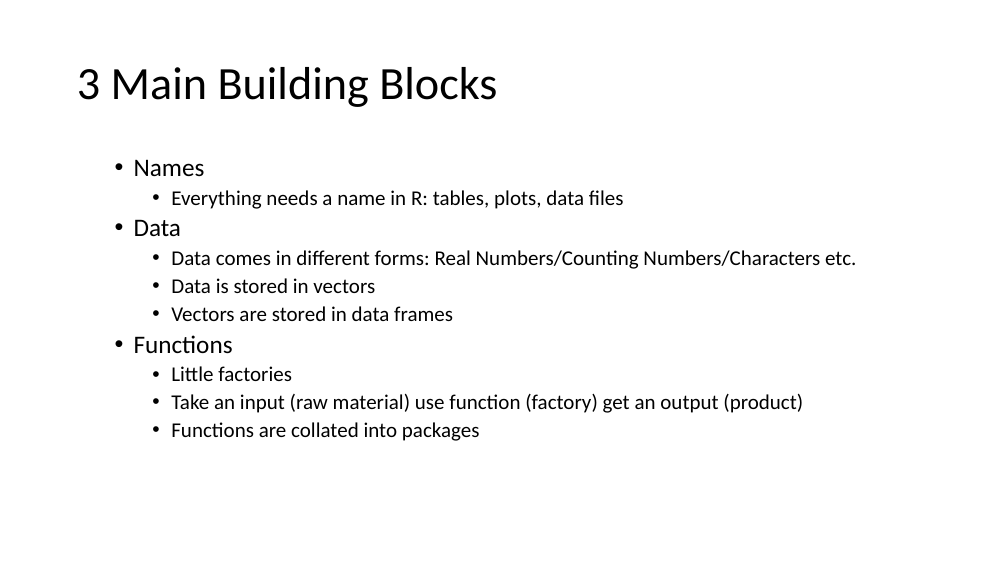
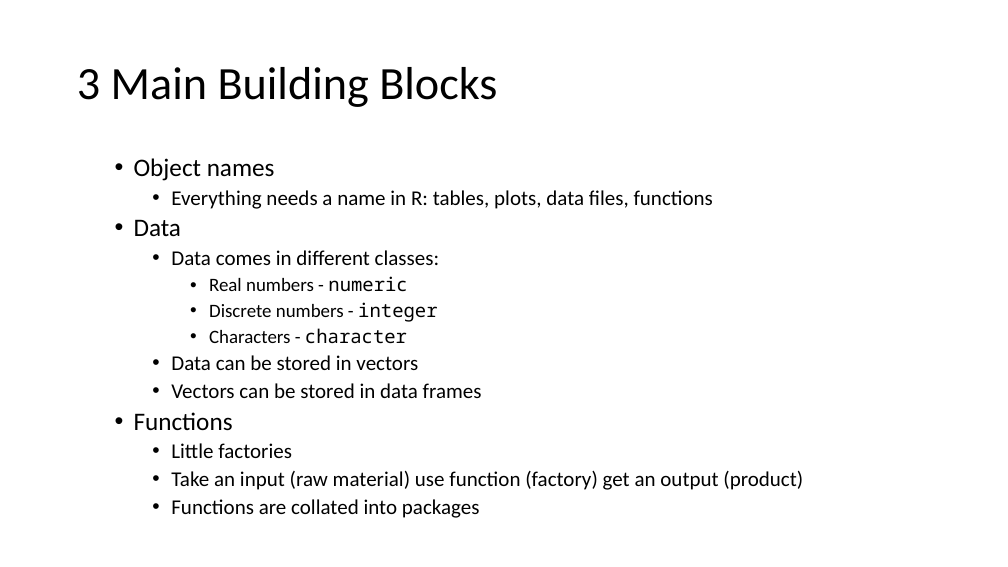
Before and after one commit to ClinicianCoders/ClinicianCoders, a slide deck: slide 21 of Workshops/Workshop1.pptx. Drawn at 1008x567 pixels with LibreOffice and Linux fonts; fonts in the diff are those of the drawing. Boxes give left, top, right and bottom in pixels: in the first picture for what was removed or moved away, otherwise in the second. Text is boxed around its words. In the diff, an @@ line names an element or a change of style, - is before the commit and + after.

```diff
--- a/Workshops/Workshop1.pptx
+++ b/Workshops/Workshop1.pptx
@@ text at box(134, 158, 713, 209): text changed @@
-  • Names
-    • Everything needs a name in R: tables, plots, data files
+  • Object names
+    • Everything needs a name in R: tables, plots, data files, functions
@@ text at box(171, 250, 482, 398): text changed @@
-    • Data comes in different forms: Real Numbers/Counting Numbers/Characters etc.
-    • Data is stored in vectors
-    • Vectors are stored in data frames
+    • Data comes in different classes:
+      • Real numbers - numeric
+      • Discrete numbers - integer
+      • Characters - character
+    • Data can be stored in vectors
+    • Vectors can be stored in data frames
```
Also in this commit, not shown: 28 other slides changed, 2 other files.
